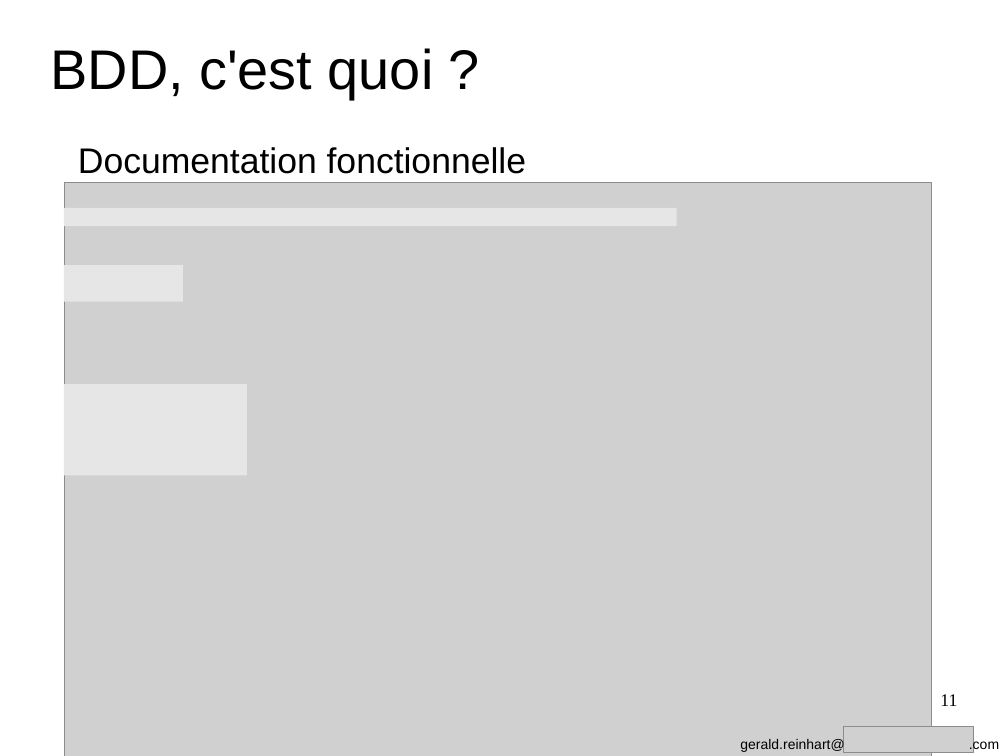
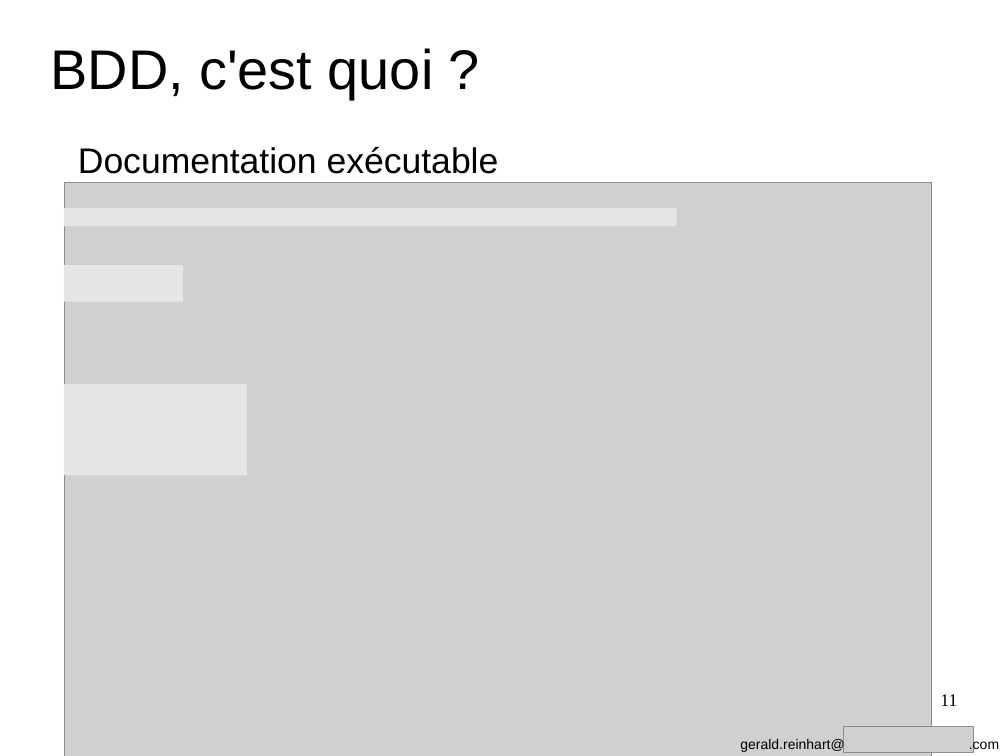
Before and after one commit to GeReinhart/dojo-bdd-library-ws-java, a slide deck: slide 11 of doc/BDD_presentation_agile_grenoble_2016.odp. Drawn at 1008x756 pixels with LibreOffice and Linux fonts; fonts in the diff are those of the drawing; grey boxes stand for pictures. Boxes give left, top, right and bottom in pixels: in the first picture for what was removed or moved away, otherwise in the second. Text is boxed around its words. In the diff, an @@ line names an element or a change of style, - is before the commit and + after.

```diff
--- a/doc/BDD_presentation_agile_grenoble_2016.odp
+++ b/doc/BDD_presentation_agile_grenoble_2016.odp
@@ text at <box>78,146,499,174</box>: text changed @@
-Documentation fonctionnelle
+Documentation exécutable
```
Also in this commit, not shown: 6 other slides changed, 1 other file.
